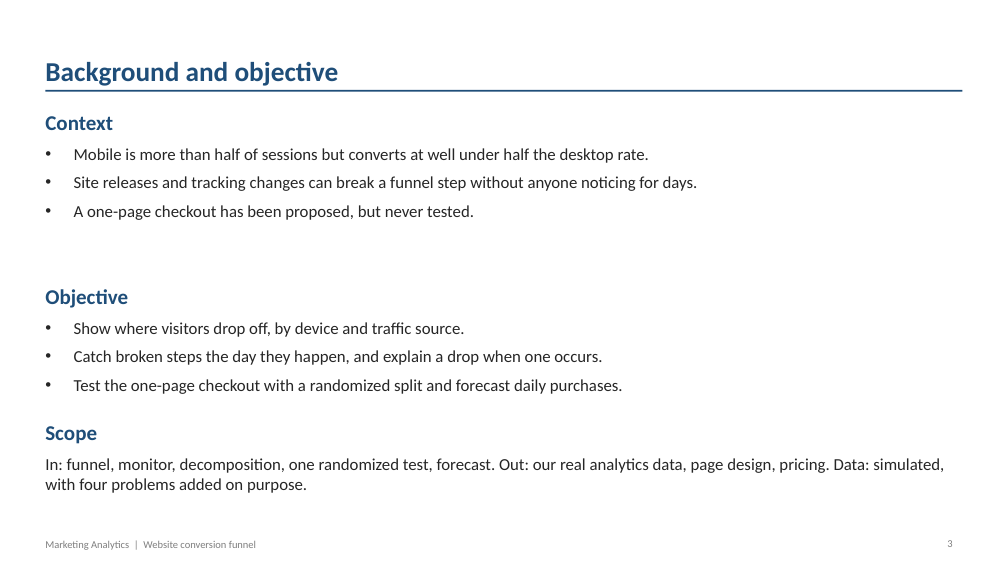
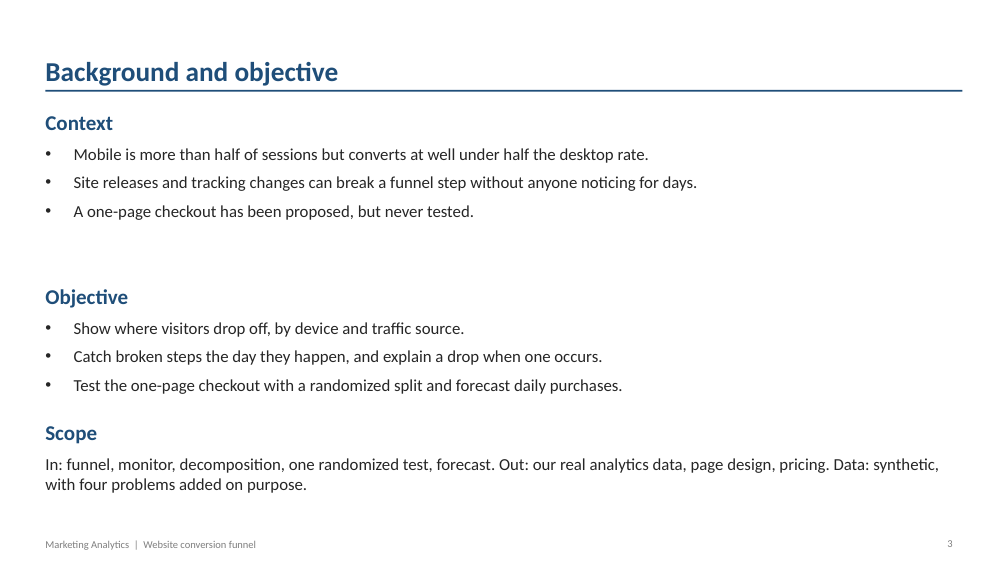
Before and after one commit to fanisridhar/sridhareguram.github.io, a slide deck: slide 3 of new-projects/Website_Funnel_Checkout_Report.pptx. Drawn at 1008x567 pixels with LibreOffice and Linux fonts; fonts in the diff are those of the drawing. Boxes give left, top, right and bottom in pixels: in the first picture for what was removed or moved away, otherwise in the second. Text is boxed around its words. In the diff, an @@ line names an element or a change of style, - is before the commit and + after.

```diff
--- a/new-projects/Website_Funnel_Checkout_Report.pptx
+++ b/new-projects/Website_Funnel_Checkout_Report.pptx
@@ text at box(45, 458, 939, 493): text changed @@
-In: funnel, monitor, decomposition, one randomized test, forecast. Out: our real analytics data, page design, pricing. Data: simulated, with four problems added on purpose.
+In: funnel, monitor, decomposition, one randomized test, forecast. Out: our real analytics data, page design, pricing. Data: synthetic, with four problems added on purpose.
```
Also in this commit, not shown: 2 other slides changed, 5 other files.
